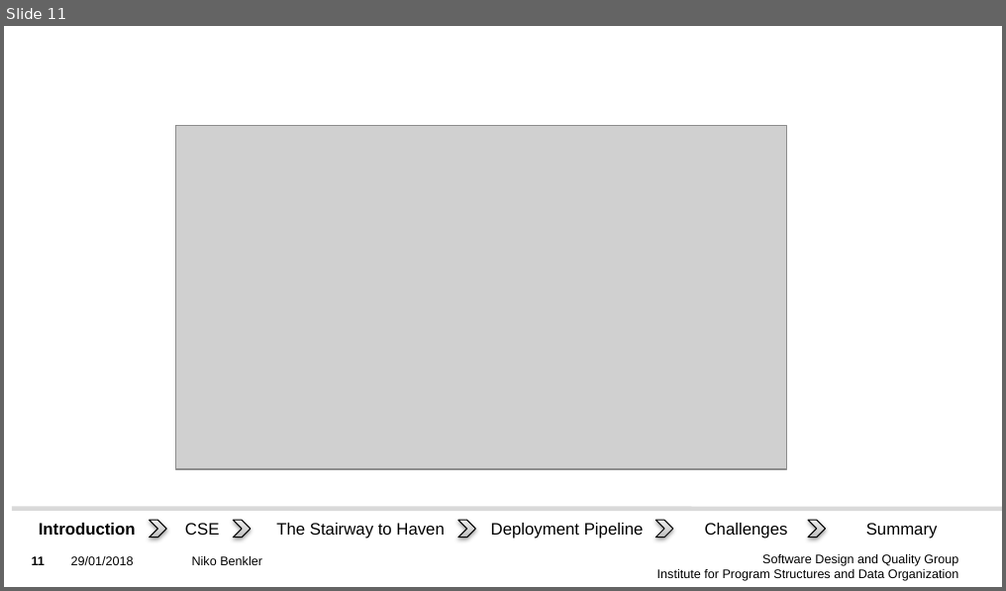
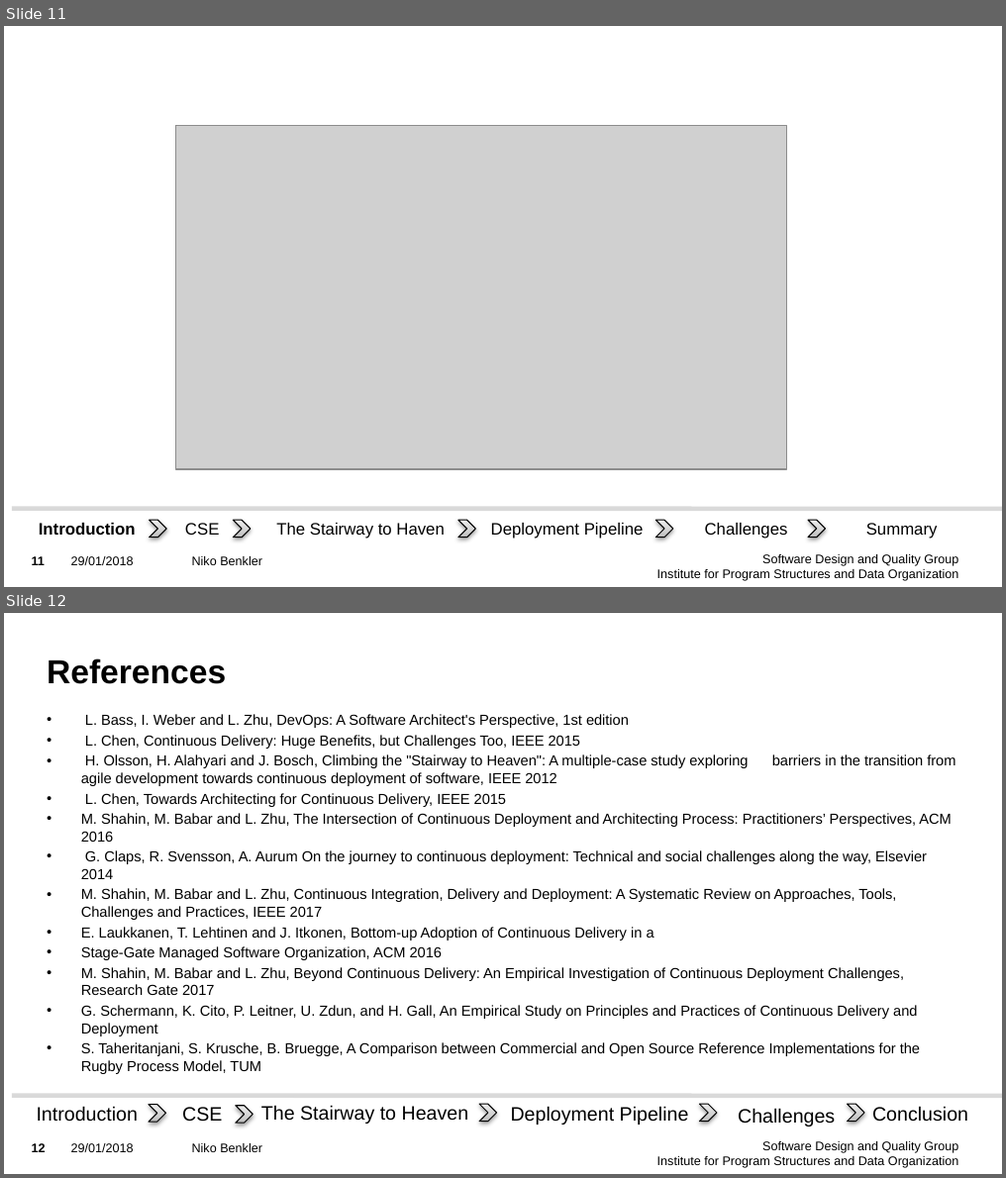
Before and after one commit to Benkler/Proseminar, a slide deck: Präsentation/Präsentation.pptx. Shown one above the other, each under a label of ours: slide 11 before the commit, slides 11 and 12 after it. The pictures are 1006x591 and 1006x1178 pixels, drawn with LibreOffice and Linux fonts; fonts in the diff are those of the drawing; grey boxes stand for pictures; background and template pictures are left out. Boxes give left, top, right and bottom in pixels: in the first picture for what was removed or moved away, otherwise in the second. Text is boxed around its words. In the diff, an @@ line names an element or a change of style, - is before the commit and + after.

```diff
--- a/Präsentation/Präsentation.pptx
+++ b/Präsentation/Präsentation.pptx
@@ slide 12 added at bbox=[4, 613, 1002, 1174], background picture (left out); not listed: 4 template elements that a slide beside it also shows @@
@@ title added at bbox=[47, 659, 226, 684], 24 pt, text #000000, bold @@
+References
@@ text added at bbox=[81, 714, 955, 1074], 10.5 pt, text #000000 @@
+• L. Bass, I. Weber and L. Zhu, DevOps: A Software Architect's Perspective, 1st edition
+• L. Chen, Continuous Delivery: Huge Benefits, but Challenges Too, IEEE 2015
+• H. Olsson, H. Alahyari and J. Bosch, Climbing the "Stairway to Heaven": A multiple-case study exploring barriers in the transition from agile development towards continuous deployment of software, IEEE 2012
+• L. Chen, Towards Architecting for Continuous Delivery, IEEE 2015
+• M. Shahin, M. Babar and L. Zhu, The Intersection of Continuous Deployment and Architecting Process: Practitioners’ Perspectives, ACM 2016
+• G. Claps, R. Svensson, A. Aurum On the journey to continuous deployment: Technical and social challenges along the way, Elsevier 2014
+• M. Shahin, M. Babar and L. Zhu, Continuous Integration, Delivery and Deployment: A Systematic Review on Approaches, Tools, Challenges and Practices, IEEE 2017
+• E. Laukkanen, T. Lehtinen and J. Itkonen, Bottom-up Adoption of Continuous Delivery in a
+• Stage-Gate Managed Software Organization, ACM 2016
+• M. Shahin, M. Babar and L. Zhu, Beyond Continuous Delivery: An Empirical Investigation of Continuous Deployment Challenges, Research Gate 2017
+• G. Schermann, K. Cito, P. Leitner, U. Zdun, and H. Gall, An Empirical Study on Principles and Practices of Continuous Delivery and Deployment
+• S. Taheritanjani, S. Krusche, B. Bruegge, A Comparison between Commercial and Open Source Reference Implementations for the Rugby Process Model, TUM
@@ group added at bbox=[12, 1096, 1002, 1127]: 6 texts, 5 chevrons, 1 line @@
+CSE
+Challenges
+The Stairway to Heaven
+Conclusion
+Introduction
+Deployment Pipeline
```
Also in this commit, not shown: 9 slides changed.
